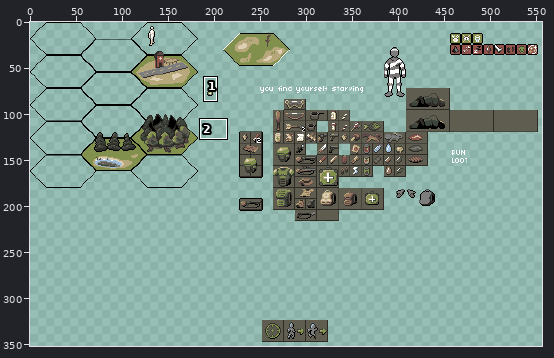
Two versions of one pixel-art file, Resources/Aseprite/mockup.aseprite. The first picture is a wide view before the edit; the outline marks the close-up.
Close-up. The starting point:
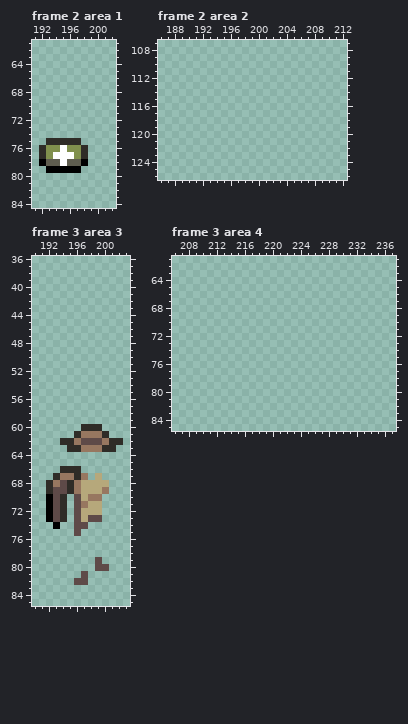
800x450 pixels, 5 frames. Shown: frame 2 area 1: x 191..202, y 61..84; frame 2 area 2: x 186..212, y 107..126; frame 3 area 3: x 190..203, y 36..85; frame 3 area 4: x 206..237, y 61..85. The wide view leaves out empty margins. The commit also changed other frames or places, which this record leaves out.
Now the later version:
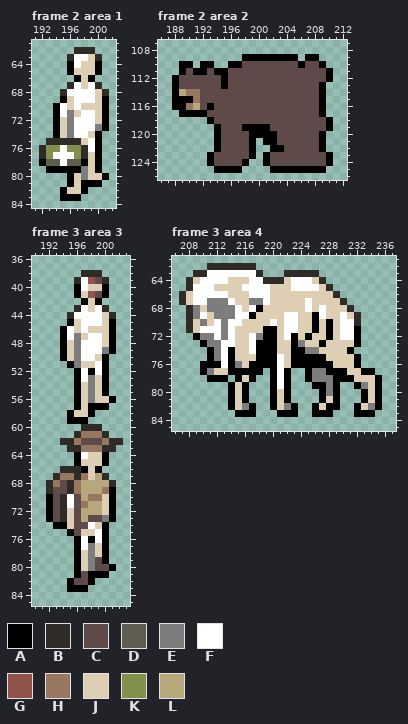
Palette (. is transparent): A #000000  B #2f2c27  C #5e4a48  D #5f5d4f  E #7d7d7d  F #ffffff  G #90544d  H #977760  J #deceb4  K #81904d  L #b6a87b
Change:
layer "chars" now shown
--- frame 2 area 1, layer "chars"
@@ x 191..202 @@
 61 ............
-62 ............
-63 ............
-64 ............
-65 ............
-66 ............
-67 ............
-68 ............
-69 ............
-70 ............
-71 ............
-72 ............
-73 ............
-74 ............
-75 ..BBBBB.....
-76 .BKKFKKB....
-77 .BKFFFKB....
-78 .ADDFDDA....
-79 ..AAAAA.....
-80 ............
-81 ............
-82 ............
-83 ............
+62 ......BBB...
+63 .....BFFJB..
+64 .....AFJJA..
+65 .....AJJJA..
+66 ......AJA...
+67 .....BFJFB..
+68 ....BFFFFJB.
+69 ....AJFFFJA.
+70 ...AFJFJJJA.
+71 ...AFEJFFJA.
+72 ...AJEFFFJA.
+73 ...AJEFFFEA.
+74 ...AJEFFJA..
+75 ..BBBBBJFA..
+76 .BKKFKKBFA..
+77 .BKFFFKBJA..
+78 .ADDFDDAJA..
+79 ..AAAAAEJA..
+80 .....AJEJJA.
+81 .....AJAAA..
+82 ....AJJA....
+83 ....AAA.....
 84 ............
--- frame 2 area 2, layer "chars"
@@ x 186..212 @@
 108 ...........................
-109 ...........................
-110 ...........................
-111 ...........................
-112 ...........................
-113 ...........................
-114 ...........................
-115 ...........................
-116 ...........................
-117 ...........................
-118 ...........................
-119 ...........................
-120 ...........................
-121 ...........................
-122 ...........................
-123 ...........................
-124 ...........................
-125 ...........................
+109 ............AAAAAAAA.AA....
+110 ...AA.AA..AACCCCCCCCACCA...
+111 ...ACAACAACCCCCCCCCCCCCCA..
+112 ..ACCCCCCACCCCCCCCCCCCCCA..
+113 ..ACCCCCCACCCCCCCCCCCCCA...
+114 ..ALHHCCCCCCCCCCCCCCCCCA...
+115 ..AAAHCCCCCCCCCCCCCCCCCA...
+116 ..AAHLCACCCCCCCCCCCCCCCA...
+117 ...AAAACCCCCCCCCCCCCCCCA...
+118 .......ACCCCCCCCCCCCCCCCA..
+119 ........ACCCAAAACCCCCCCCA..
+120 ........ACCCCAAAACCCCCCA...
+121 ........ACCCCA.AACCCCCCA...
+122 ........ACCCCA..AACCCCCA...
+123 .......ACCCCCA.ACCCCCCCCA..
+124 .......ACCCCA..ACCCCCCCCA..
+125 ........AAAA....AAAAAAAA...
 126 ...........................
--- frame 3 area 3, layer "chars"
@@ x 190..203 @@
 37 ..............
-38 ..............
-39 ..............
-40 ..............
-41 ..............
-42 ..............
-43 ..............
-44 ..............
-45 ..............
-46 ..............
-47 ..............
-48 ..............
-49 ..............
-50 ..............
-51 ..............
-52 ..............
-53 ..............
-54 ..............
-55 ..............
-56 ..............
-57 ..............
-58 ..............
-59 ..............
+38 .......BBB....
+39 ......BFGCB...
+40 ......AFJJA...
+41 ......AJGCA...
+42 .......AJA....
+43 ......BFJFB...
+44 .....BFFFFJB..
+45 .....AJFFFJA..
+46 ....AFJFJJJA..
+47 ....AFEJFFJA..
+48 ....AJEFFFJA..
+49 ....AJEFFFEA..
+50 ....AJEFFJA...
+51 .....AEJJFA...
+52 ......AFAFA...
+53 ......AFEJA...
+54 ......AJEJA...
+55 ......AJEJA...
+56 ......AJEJJA..
+57 ......AJAAA...
+58 .....AJJA.....
+59 .....AAA......
 60 .......BBB....
@@ x 190..203 @@
 63 .....BBHHHBB..
-64 ..............
-65 ..............
-66 ....BBB.......
-67 ...BHHBH.L....
-68 ..BHCBHLLLL...
-69 ..BCCBHLLLH...
-70 ..ACB.CLHH....
-71 ..ACB.CHLL....
-72 ..ACB.CLLL....
-73 ..ACB.CLCC....
-74 ...A..CC......
-75 ......C.......
-76 ..............
-77 ..............
-78 ..............
-79 .........C....
-80 .........CC...
-81 .......C......
-82 ......CC......
-83 ..............
+64 ......AFJJA...
+65 ......AJJJA...
+66 ....BBBAJA....
+67 ...BHHBHJLB...
+68 ..BHCBHLLLLB..
+69 ..BCCBHLLLHA..
+70 ..ACBFCLHHJA..
+71 ..ACBFCHLLJA..
+72 ..ACBJCLLLJA..
+73 ..ACBJCLCCEA..
+74 ...AAJCCFJA...
+75 .....ACJJFA...
+76 ......AFAFA...
+77 ......AFEJA...
+78 ......AJEJA...
+79 ......AJECA...
+80 ......AJECCA..
+81 ......ACAAA...
+82 .....ACCA.....
+83 .....AAA......
 84 ..............
--- frame 3 area 4, layer "chars"
@@ x 206..237 @@
 61 ................................
-62 ................................
-63 ................................
-64 ................................
-65 ................................
-66 ................................
-67 ................................
-68 ................................
-69 ................................
-70 ................................
-71 ................................
-72 ................................
-73 ................................
-74 ................................
-75 ................................
-76 ................................
-77 ................................
-78 ................................
-79 ................................
-80 ................................
-81 ................................
-82 ................................
-83 ................................
+62 .....BBBBBBB....................
+63 ...BBFFFFFFFB...BBBBB...........
+64 ..BJFFFFJJJFFBBBJFFFJB..........
+65 ..BFFFJJJJFFFFJJJFFFFJB.........
+66 .BJFFFFFJJJFFFJJJJJJJJJB........
+67 .BJFFEEEFJJEEFJJJJJFJJJJB.......
+68 ..BEJEEEEFJFAJJJJJJFJFJJJB......
+69 ..BEFJEEEFFAJJJJFFJJAFJJFJB.....
+70 ..BJEJFEFFJJJJFJFFJJAJAJFFB.....
+71 ..BJFFFEFJJJJAAJFFJJAJAJFFA.....
+72 ...AEEFEFJJFEAAJFAJAJJAJFFA.....
+73 ....AEEFFJJFAAAJJAEJJAJJJJA.....
+74 .....AEFAJJFAAAJJAAEEJJJJA......
+75 .....AEFAJJJAAAFJAAAAAJJJJA.....
+76 ....AAAFAEJAAAAFJAAAAAAJJJA.....
+77 ....AEJJAAAAA.AFA..AEEAAAJJAA...
+78 .....AAA.AJA..AFA..AEEEAAAJJJA..
+79 ........AJA...AFA...AAEA..AEJA..
+80 ........AJA...AJA....AEA...AJA..
+81 ........AJA...AJA....AJA...AJA..
+82 ........AJEA..AJEA..AJAA..AJEA..
+83 .........AAA...AAA..AAA...AAA...
 84 ................................
